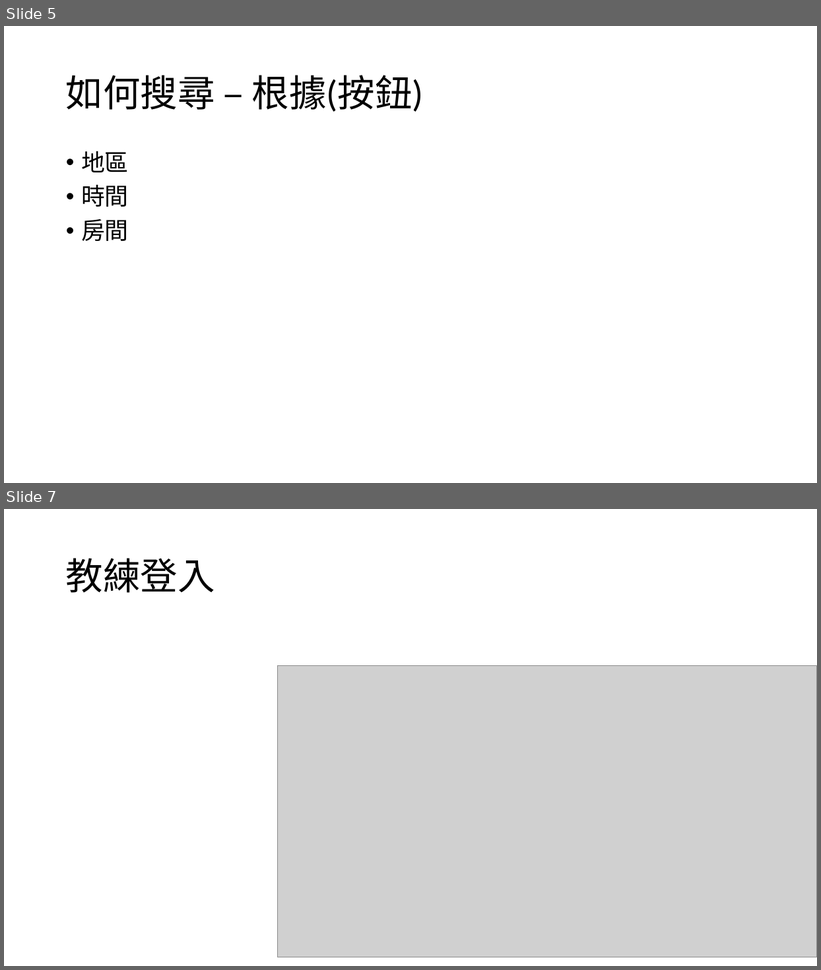
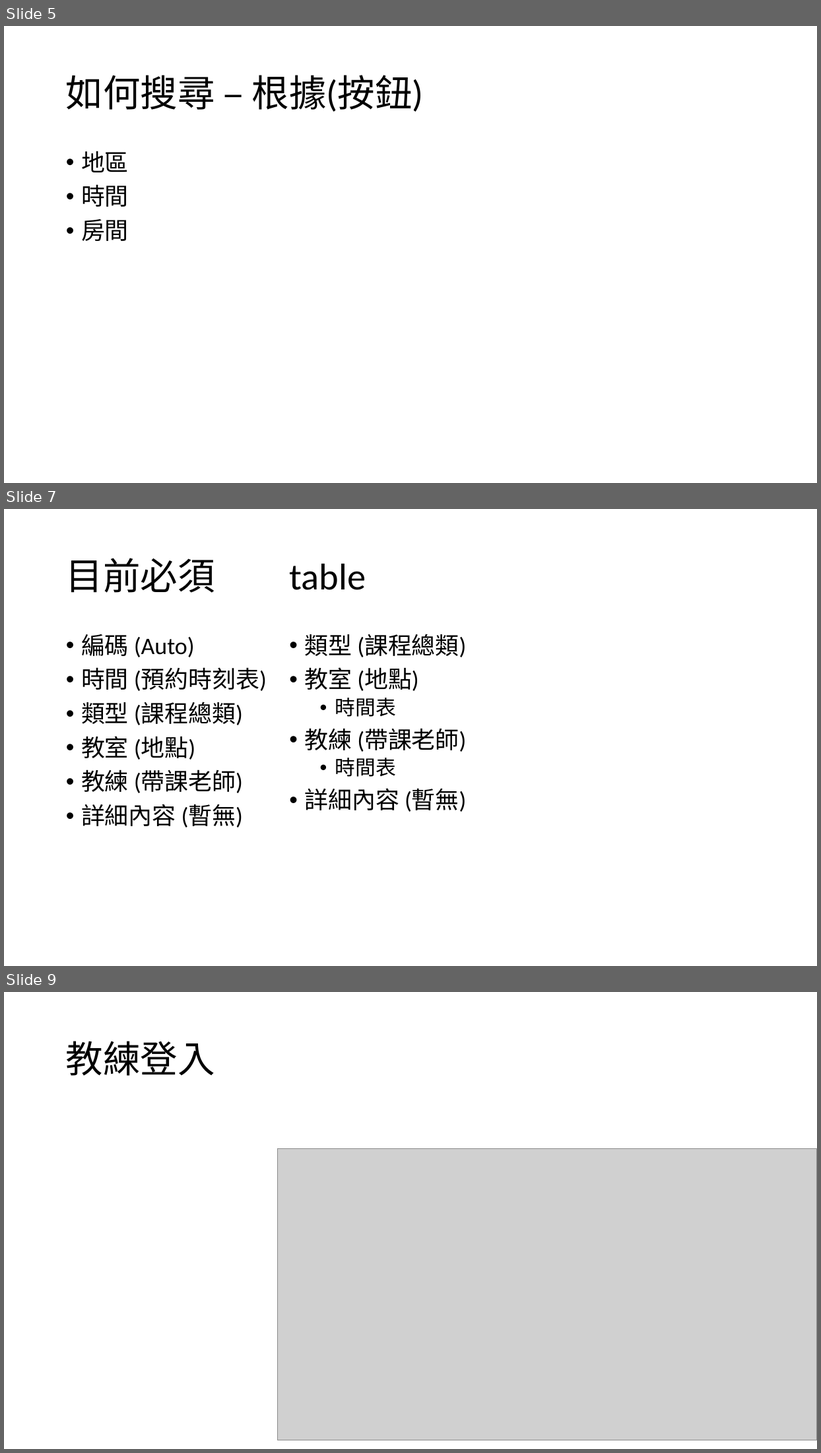
Before and after one commit to YangYangCode/Java_study_project, a slide deck: other/專題.pptx. Shown one above the other, each under a label of ours: slides 5 and 7 before the commit, slides 5, 7 and 9 after it; the slides between them are not shown. The pictures are 821x970 and 821x1453 pixels, drawn with LibreOffice and Linux fonts; fonts in the diff are those of the drawing; grey boxes stand for pictures. Boxes give left, top, right and bottom in pixels: in the first picture for what was removed or moved away, otherwise in the second. Text is boxed around its words. In the diff, an @@ line names an element or a change of style, - is before the commit and + after.

```diff
--- a/other/專題.pptx
+++ b/other/專題.pptx
@@ slide 7 added at (4,509,817,966), background #FFFFFF @@
@@ title added at (66,558,215,593), 44 pt, text #000000 @@
+目前必須
@@ text added at (289,563,366,590), 44 pt, text #000000 @@
+table
@@ text added at (81,634,267,828), 28 pt, text #000000 @@
+• 編碼 (Auto)
+• 時間 (預約時刻表)
+• 類型 (課程總類)
+• 教室 (地點)
+• 教練 (帶課老師)
+• 詳細內容 (暫無)
@@ text added at (304,634,467,812), 28 pt, text #000000 @@
+• 類型 (課程總類)
+• 教室 (地點)
+  • 時間表
+• 教練 (帶課老師)
+  • 時間表
+• 詳細內容 (暫無)
@@ what was slide 7 is now slide 9 @@
```
Also in this commit, not shown: 1 other slide added, 3 other files.
